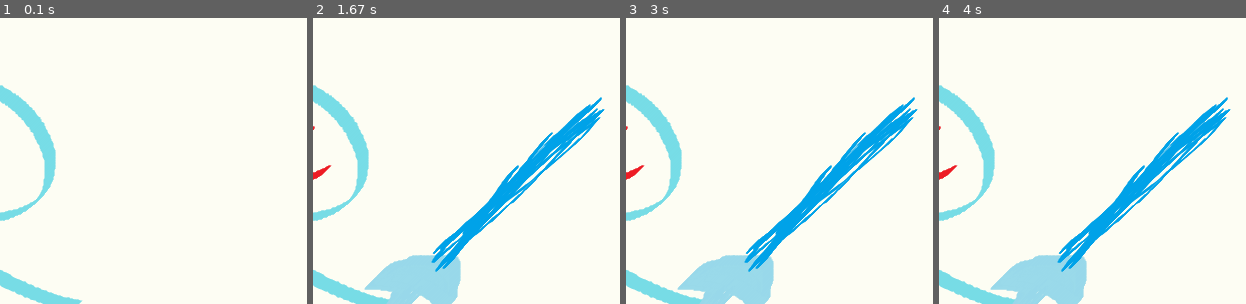
Above: before the commit, frames 1-4 (left to right).
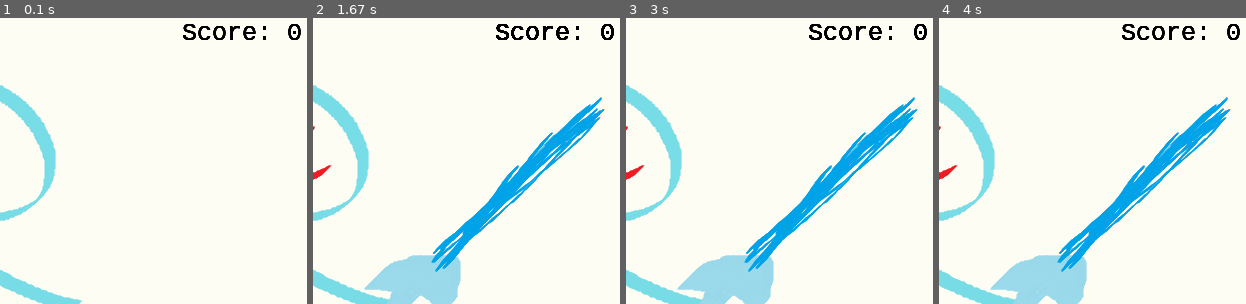
Above: after the commit, the same moments.

Repository: jwl-7/Stick-Bop
Game: pygame game, started from stick-bop.py
The game is run twice, just before and just after one commit, with the same random seed, the same clock (stepped at 60 frames per second) and the same inputs.
Inputs:
- Up to frame 1 (0.1 s): no input
- Up to frame 2 (1.67 s): hold Left 0.33-0.87 s; hold Left 0.9-1.3 s; hold Left from 1.33 s (still down)
- Up to frame 3 (3 s): release Left at 1.8 s; hold Left 1.83-2.37 s; hold Left 2.4-2.8 s; hold Left from 2.83 s (still down)
- Up to frame 4 (4 s): release Left at 3.3 s; hold Left 3.33-3.87 s; hold Left from 3.9 s (still down)
The pictures show only the part of the screen within x 50-100%, y 0-50%; the shares and areas given below are measured in that part.

The runs differ from the first frame. In frame 1, 0.7% of the frame differs, in the area x 59-99%, y 2-8%; in frame 2, 0.7%; in frame 3, 0.7%; in frame 4, 0.7%.

Commit message:
added score to screen

Diff:
--- a/stick-bop.py
+++ b/stick-bop.py
@@ -17,6 +17,7 @@
 orange = (252, 151, 105)
 purple = (171, 157, 244)
 blue   = (119, 220, 230)
+black  = (  0,   0,   0)
 
 score = 0
 
@@ -31,11 +32,6 @@
     background_image = pygame.image.load('stick_pic.png').convert()
     screen.blit(background_image, [0, 0])
 
-    # play background music
-    #pygame.mixer.music.load('background_arcade_music.mp3')
-    #pygame.mixer.music.set_volume(0.08)
-    #pygame.mixer.music.play(-1)
-
     # loop until user presses close button
     done = False
 
@@ -48,9 +44,8 @@
             # change image when key(left arrow) is pressed -- image stays after keypress
             elif event.type == pygame.KEYDOWN:
                 if event.key == pygame.K_LEFT:
-
                     pygame.mixer.music.load('sword_ahhhh.wav')
-                    pygame.mixer.music.set_volume(0.5)
+                    pygame.mixer.music.set_volume(1)
                     pygame.mixer.music.play(0)
 
                     image2 = pygame.image.load('stick_pic_sword.png').convert()
@@ -62,7 +57,13 @@
                     background_image = pygame.image.load('stick_pic.png').convert()
                     screen.blit(background_image, [0, 0])
 
-        pygame.display.flip()
+        # display score to screen into top right corner
+        myFont = pygame.font.SysFont("Courier New", 25)
+        text = "Score: " + str(score)
+        label = myFont.render(text, 1, black)
+        screen.blit(label, (SCREEN_WIDTH-180,SCREEN_HEIGHT-(SCREEN_HEIGHT-20)))
+
+        pygame.display.update()
         clock.tick(60)
 
     pygame.quit()
